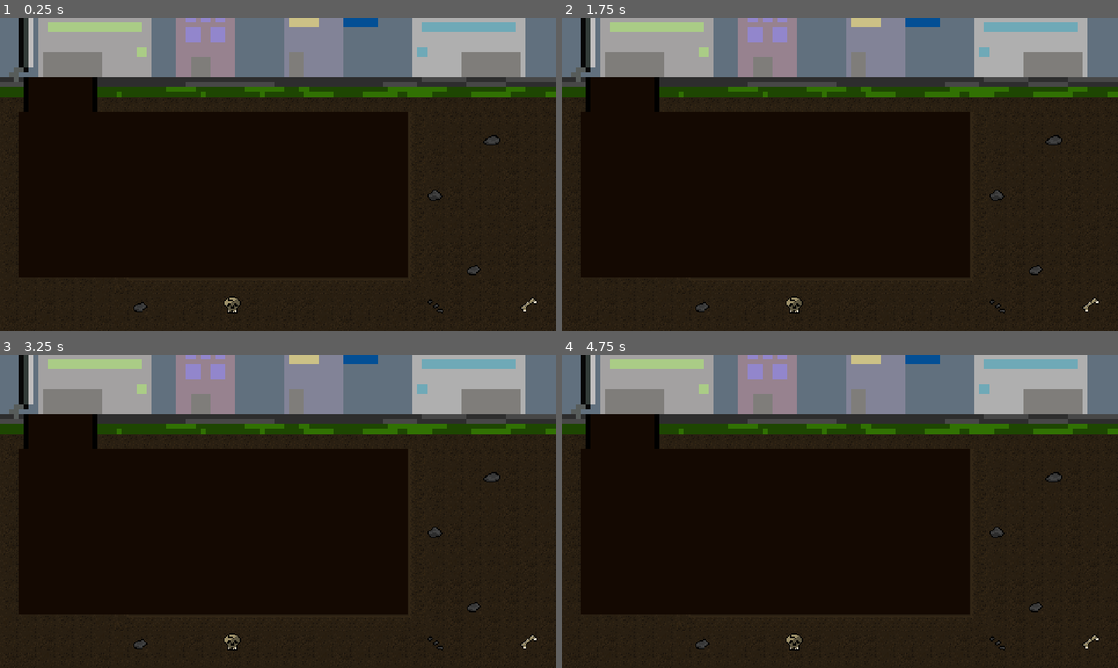
Above: before the commit, frames 1-4 (two rows, left to right).
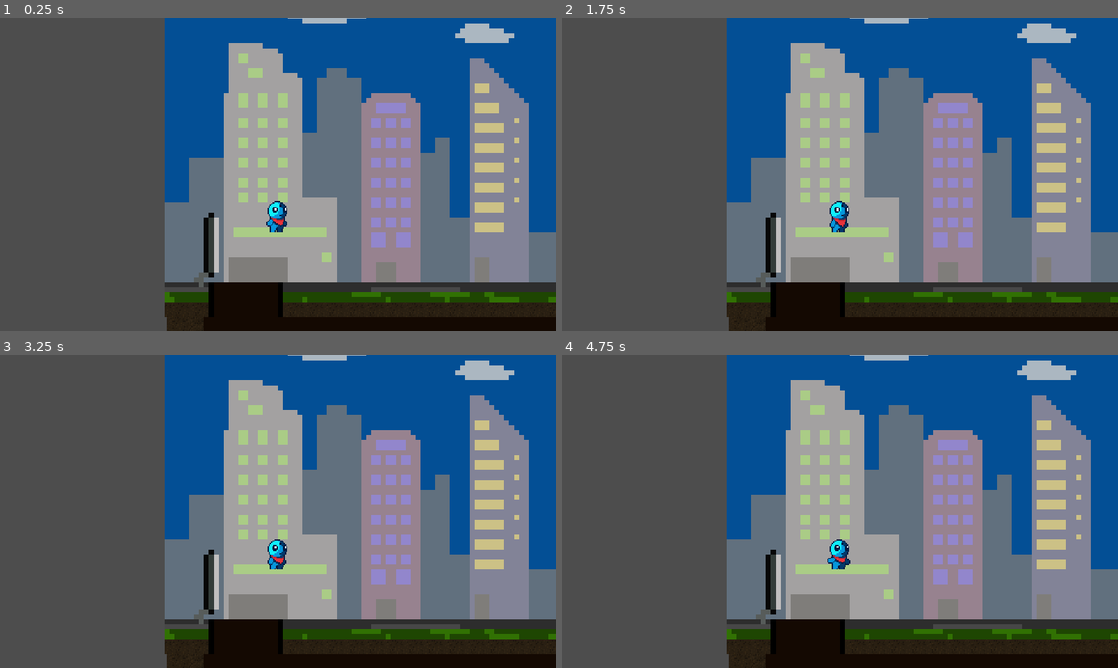
Above: after the commit, the same moments.

Repository: Final-Cake-Games/pirate-software-gamejam-14
Game: Godot game, scene res://scenes/test_level.tscn
The game is run twice, just before and just after one commit, with the same random seed, the same clock (stepped at 60 frames per second) and the same inputs. The project has no main scene, so this scene is started directly.
Inputs:
- Up to frame 1 (0.25 s): no input
- Up to frame 2 (1.75 s): tap Enter at 0.5 s
- Up to frame 3 (3.25 s): tap Space at 2.75 s
- Up to frame 4 (4.75 s): no input

The runs differ from the first frame. In frame 1, 93% of the frame differs, in the area x 0-100%, y 0-100%; in frame 2, 93%; in frame 3, 93%; in frame 4, 93%.

Commit message:
Instantiated Player for testing

Diff:
--- a/scenes/test_level.tscn
+++ b/scenes/test_level.tscn
@@ -1,7 +1,8 @@
-[gd_scene load_steps=3 format=3 uid="uid://dpm61pyitf6as"]
+[gd_scene load_steps=4 format=3 uid="uid://dpm61pyitf6as"]
 
 [ext_resource type="PackedScene" uid="uid://br4wnraktcpsf" path="res://scenes/tile_map.tscn" id="1_rc7nl"]
 [ext_resource type="Texture2D" uid="uid://ncfdrlcs0uxs" path="res://assets/city.png" id="2_6g3pb"]
+[ext_resource type="PackedScene" uid="uid://8v6t1lkk3nv8" path="res://scenes/player.tscn" id="3_gw6fe"]
 
 [node name="TestLevel" type="Node2D"]
 
@@ -12,3 +13,6 @@
 position = Vector2(237, -65)
 scale = Vector2(1.0625, 1.07353)
 texture = ExtResource("2_6g3pb")
+
+[node name="Player" parent="." instance=ExtResource("3_gw6fe")]
+position = Vector2(80, 8)
